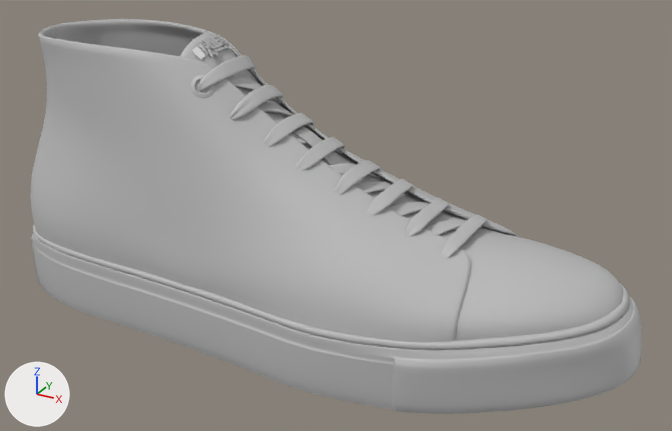
One commit to the glTF model src/python/ripe_demo/static/assets/models/swear/vyner_hitop_demo2.glb: the scene before it, then after it.
Before and after are seen from a 50 mm lens placed at (19.9, -35.1, 23.0), pointed at (1.0, -0.7, 5.8). The axes (+X, +Y, +Z) are drawn at lower left. The lights are the same throughout. Where no turn or scale is listed for an object, it has been applied to the vertices. Vertices at the same position are counted once.

Names of what the first picture shows: 'front_part', 'laces_part', 'lining_part', 'side_part', 'sole_part'.
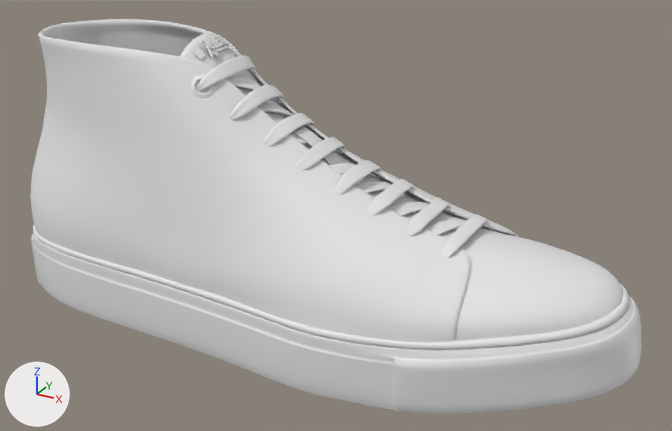
Boxes [x1, y1, x2, y2] around the edits, measured in the pictures (672 x 431 px):
part 1 of me_mesh_006, recoloured (grey to white)
    both: [180, 33, 624, 341]
part 2 of me_mesh_004, cut back
    before: [221, 55, 490, 258]
part 3 of me_mesh_004, recoloured (grey to white)
    both: [198, 57, 488, 258]
part 4 of me_mesh_003, recoloured
    both: [41, 20, 516, 236]
part 5 of me_mesh_001, deleted
    before: [42, 99, 464, 312]
part 6 of me_mesh_001, recoloured (grey to white)
    both: [30, 19, 519, 342]
part 7 of me_mesh_377, recoloured
    both: [31, 225, 642, 414]
part 8 of me_mesh_377, recoloured
    both: [37, 238, 628, 350]

The change in detail:
me_mesh_006 is used by ob_front_part; location (0.0, 0.0, 0.0).
me_mesh_006 had 888 vertices, 1636 faces and spanned x -5.6..13.9, y -5.6..4.2, z 2.9..13.7.
me_mesh_006 now has 711 vertices, 1286 faces and spans x -5.6..13.9, y -5.1..4.2, z 3.0..13.7.
me_mesh_006 part 1: 1286 faces spanning x -5.6..13.9, y -5.1..4.2, z 3.0..13.7 switch from mat_grainmetallic_silver_001 (grey #bcbcbc) to no material.
me_mesh_004 is used by ob_laces_part; location (0.0, 0.0, 0.0).
me_mesh_004 had 5316 vertices, 9962 faces and spanned x -4.27..7.65, y -3.8..2.06, z 5.5..12.79.
me_mesh_004 now has 3790 vertices, 7010 faces and spans x -4.27..7.65, y -3.8..2.06, z 5.5..12.79.
me_mesh_004 part 2: 1529 vertices removed from x -4.25..7.43, y -3.54..2.0, z 5.54..12.79; 3 vertices added at x 6.98..7.07, y 1.76..1.77, z 5.99..6.01.
me_mesh_004 part 3: 5387 faces spanning x -4.23..7.65, y -3.8..1.77, z 5.75..12.73 switch from mat_wrapper_objects_001 (grey #bcbcbc) to no material.
me_mesh_003 is used by ob_lining_part; location (0.0, 0.0, 0.0).
me_mesh_003 had 4139 vertices, 7791 faces and spanned x -15.2..10.8, y -6.0..4.2, z 2.2..13.6.
me_mesh_003 now has 3522 vertices, 6502 faces and spans x -15.2..9.9, y -6.0..4.0, z 2.6..13.6.
me_mesh_003 part 4: 6486 faces spanning x -15.2..9.9, y -6.0..4.0, z 2.6..13.6 switch from mat_wrapper_objects_001 (grey #bcbcbc) to no material.
me_mesh_001 is used by ob_side_part; location (0.0, 0.0, 0.0).
me_mesh_001 had 3157 vertices, 5998 faces and spanned x -15.4..8.6, y -6.2..4.3, z 1.9..13.4.
me_mesh_001 now has 3016 vertices, 5718 faces and spans x -15.4..8.6, y -6.2..4.3, z 1.9..13.4.
me_mesh_001 part 5: 141 vertices removed from x -14.5..8.5, y -5.0..3.5, z 4.6..9.4.
me_mesh_001 part 6: 5434 faces spanning x -15.4..8.6, y -6.2..4.3, z 1.9..13.4 switch from mat_wrapper_objects_001 (grey #bcbcbc) to no material.
me_mesh_377 has 12058 vertices, 20839 faces and spans x -15.4..14.9, y -6.4..4.7, z 0.0..4.3.
me_mesh_377 is used by ob_sole_part; location (0.0, 0.0, -0.01).
me_mesh_377 part 7: all 9240 faces that had it switch from mat_wrapper_objects_005 (grey #bcbcbc) to no material.
me_mesh_377 part 8: all 11599 faces that had it switch from mat_wrapper_objects_006 (grey #bcbcbc) to no material.
